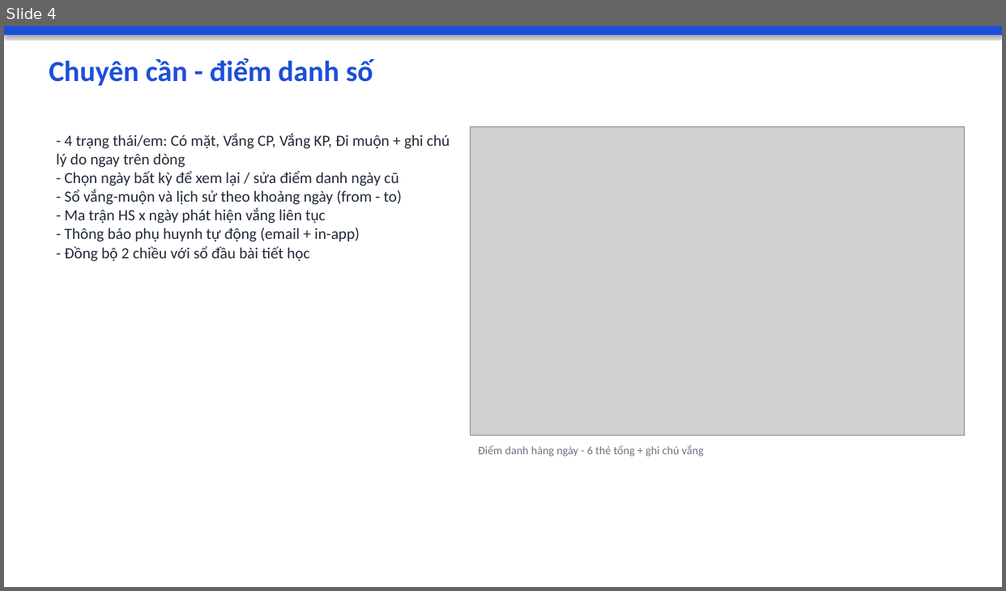
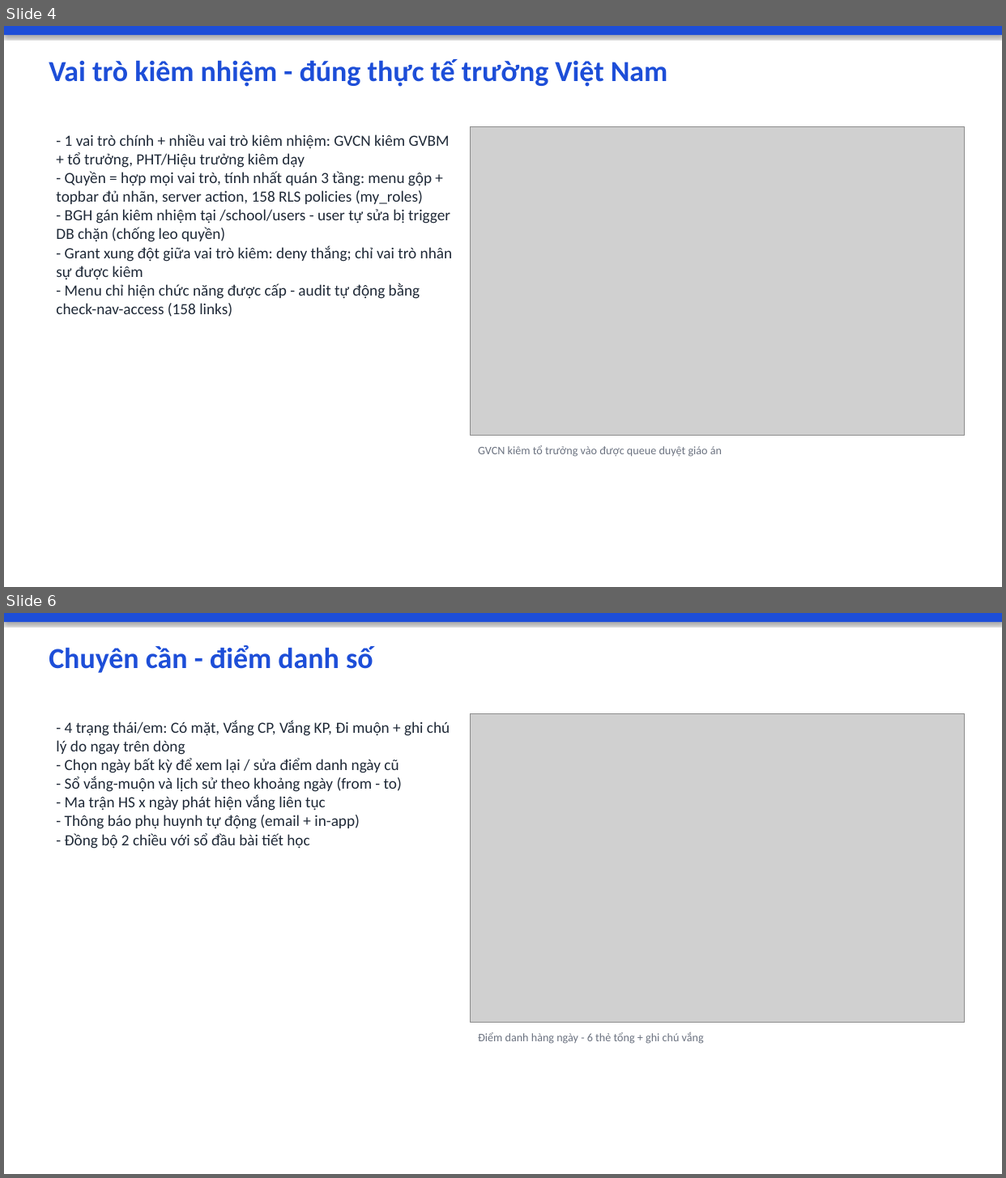
Before and after one commit to saintzzz/so-chu-nhiem-so, a slide deck: docs/user-guide/SO-CHU-NHIEM-SO-GIOI-THIEU.pptx. Shown one above the other, each under a label of ours: slide 4 before the commit, slides 4 and 6 after it; the slides between them are not shown. The pictures are 1006x591 and 1006x1178 pixels, drawn with LibreOffice and Linux fonts; fonts in the diff are those of the drawing; grey boxes stand for pictures. Boxes give left, top, right and bottom in pixels: in the first picture for what was removed or moved away, otherwise in the second. Text is boxed around its words. In the diff, an @@ line names an element or a change of style, - is before the commit and + after.

```diff
--- a/docs/user-guide/SO-CHU-NHIEM-SO-GIOI-THIEU.pptx
+++ b/docs/user-guide/SO-CHU-NHIEM-SO-GIOI-THIEU.pptx
@@ slide 4 added at [4,26,1002,587], background #FFFFFF @@
@@ rectangle added at [4,26,1002,35], fill #1D4ED8 @@
@@ text added at [49,59,668,87], 28 pt, text #1D4ED8, bold @@
+Vai trò kiêm nhiệm - đúng thực tế trường Việt Nam
@@ text added at [56,134,453,317], 15 pt, text #1F2937 @@
+- 1 vai trò chính + nhiều vai trò kiêm nhiệm: GVCN kiêm GVBM + tổ trưởng, PHT/Hiệu trưởng kiêm dạy
+- Quyền = hợp mọi vai trò, tính nhất quán 3 tầng: menu gộp + topbar đủ nhãn, server action, 158 RLS policies (my_roles)
+- BGH gán kiêm nhiệm tại /school/users - user tự sửa bị trigger DB chặn (chống leo quyền)
+- Grant xung đột giữa vai trò kiêm: deny thắng; chỉ vai trò nhân sự được kiêm
+- Menu chỉ hiện chức năng được cấp - audit tự động bằng check-nav-access (158 links)
@@ picture added at [471,127,965,436] @@
@@ text added at [478,446,722,457], 11 pt, text #6B7280 @@
+GVCN kiêm tổ trưởng vào được queue duyệt giáo án
@@ what was slide 4 is now slide 6 @@
```
Also in this commit, not shown: 4 slides changed, 1 other slide added, 4 other files.
